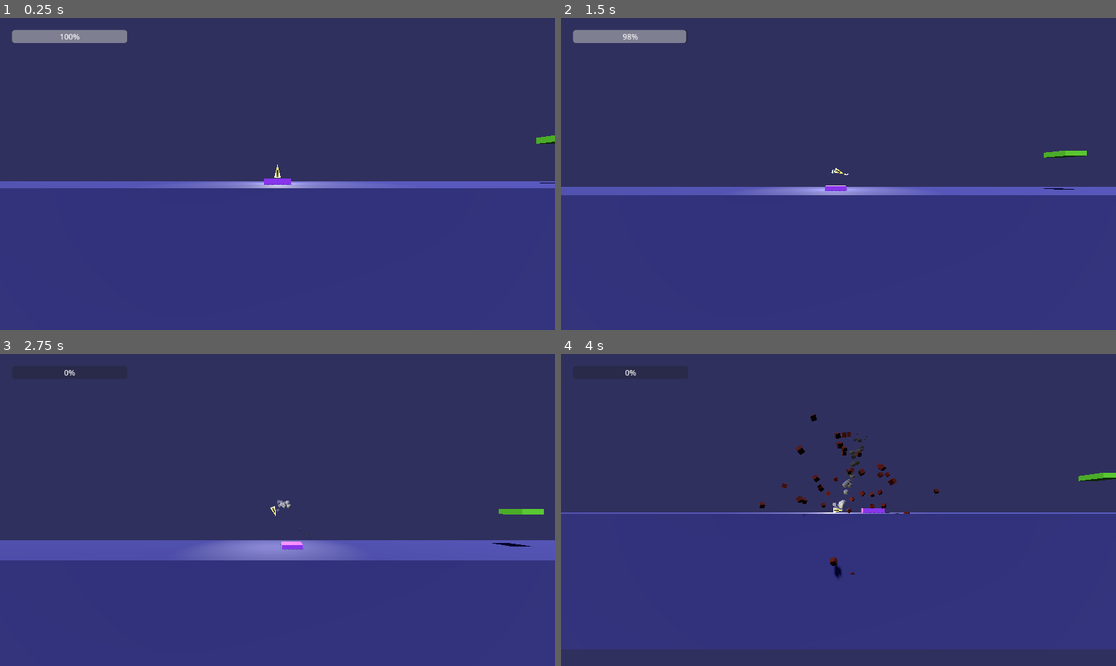
Above: before the commit, frames 1-4 (two rows, left to right).
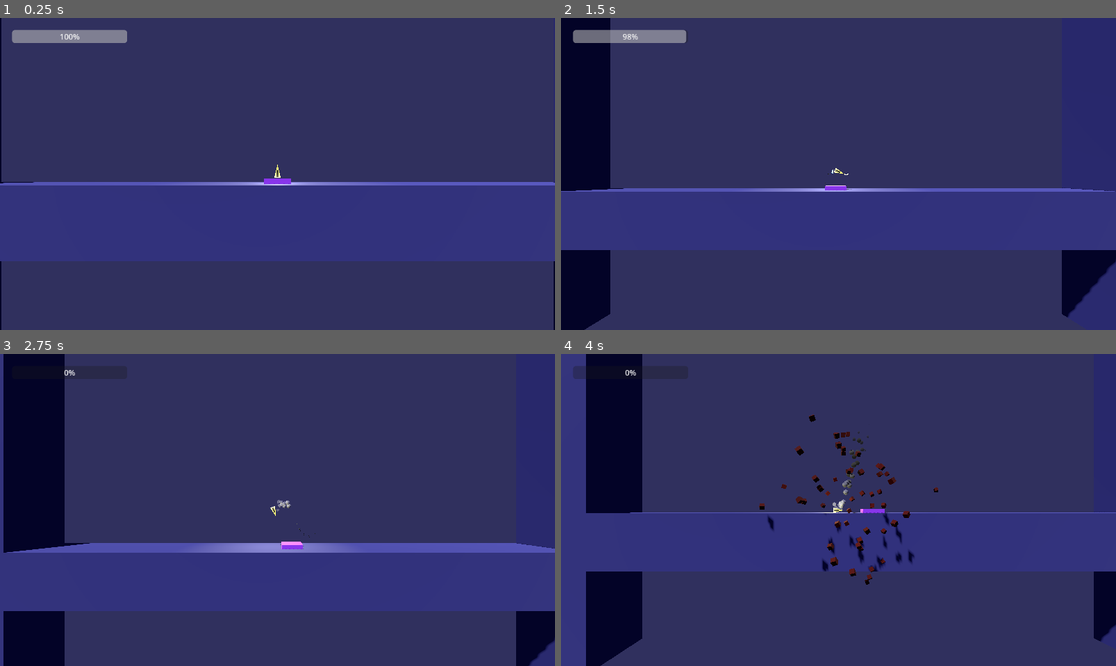
Above: after the commit, the same moments.

Repository: Fredroloji/Boost
Game: Godot game, scene res://Level/level.tscn
Same seed, same stepped clock (60 frames per second), same inputs: the game is played once before the commit and once after it. Before the commit the project starts from res://Level/boss_level.tscn.
Inputs:
- Up to frame 1 (0.25 s): no input
- Up to frame 2 (1.5 s): hold Right (turn_right) 0.53-1.28 s; tap G (anti-gravity) at 0.6 s; hold Down (brake) from 1.28 s (still down); tap Shift (boost) at 1.35 s
- Up to frame 3 (2.75 s): release Down (brake) at 2.03 s; hold Right (turn_right) from 2.03 s (still down); tap V (decrease_fuel) at 2.1 s
- Up to frame 4 (4 s): release Right (turn_right) at 2.78 s; hold Up (thrust) 2.78-3.53 s; tap G (anti-gravity) at 2.85 s; hold Left (turn_left) from 3.53 s (still down); hold Shift (boost) from 3.53 s (still down)

The runs differ from the first frame. In frame 1, 23% of the frame differs, in the area x 0-100%, y 0-100%; in frame 2, 31%; in frame 3, 28%; in frame 4, 33%.

Commit message:
Made the starting level the first level
Also made the boss level checkpoint go back to the first level

Diff:
--- a/project/Level/boss_level.tscn
+++ b/project/Level/boss_level.tscn
@@ -26,7 +26,7 @@
 use_collision = true
 material = SubResource("StandardMaterial3D_mpdt5")
 script = ExtResource("1_3xpvl")
-file_path = "res://Level/boss_level.tscn"
+file_path = "res://Level/level.tscn"
 
 [node name="LaunchPad" type="CSGBox3D" parent="Pads"]
 transform = Transform3D(4, 0, 0, 0, 1, 0, 0, 0, 4, 0, 0.339105, 0)
--- a/project/project.godot
+++ b/project/project.godot
@@ -11,7 +11,7 @@
 [application]
 
 config/name="Boost"
-run/main_scene="res://Level/boss_level.tscn"
+run/main_scene="res://Level/level.tscn"
 config/features=PackedStringArray("4.1", "Forward Plus")
 config/icon="res://icon.svg"
 
